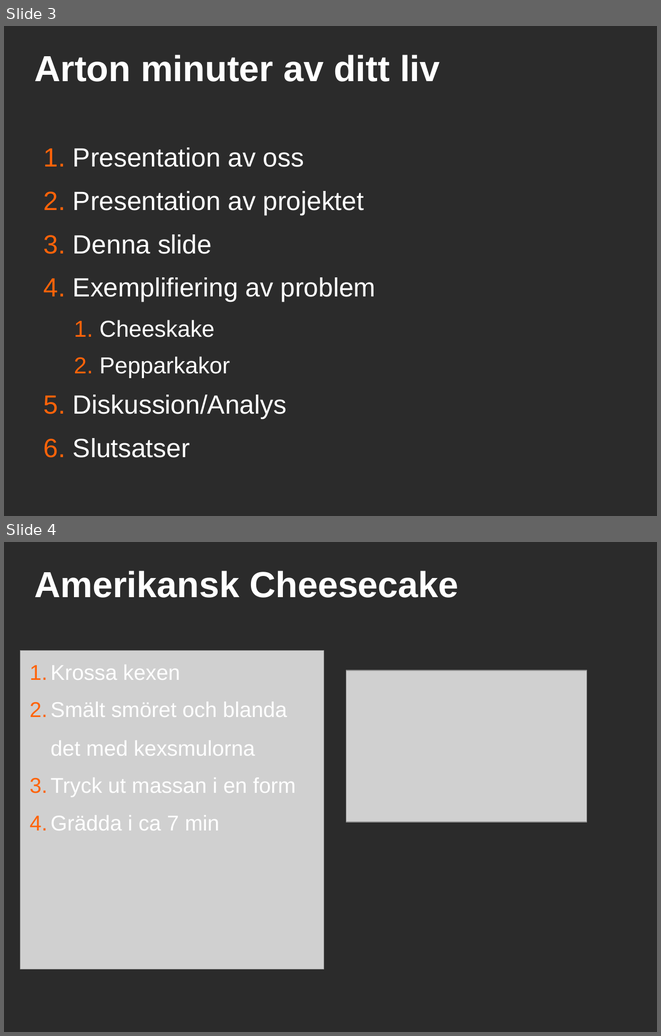
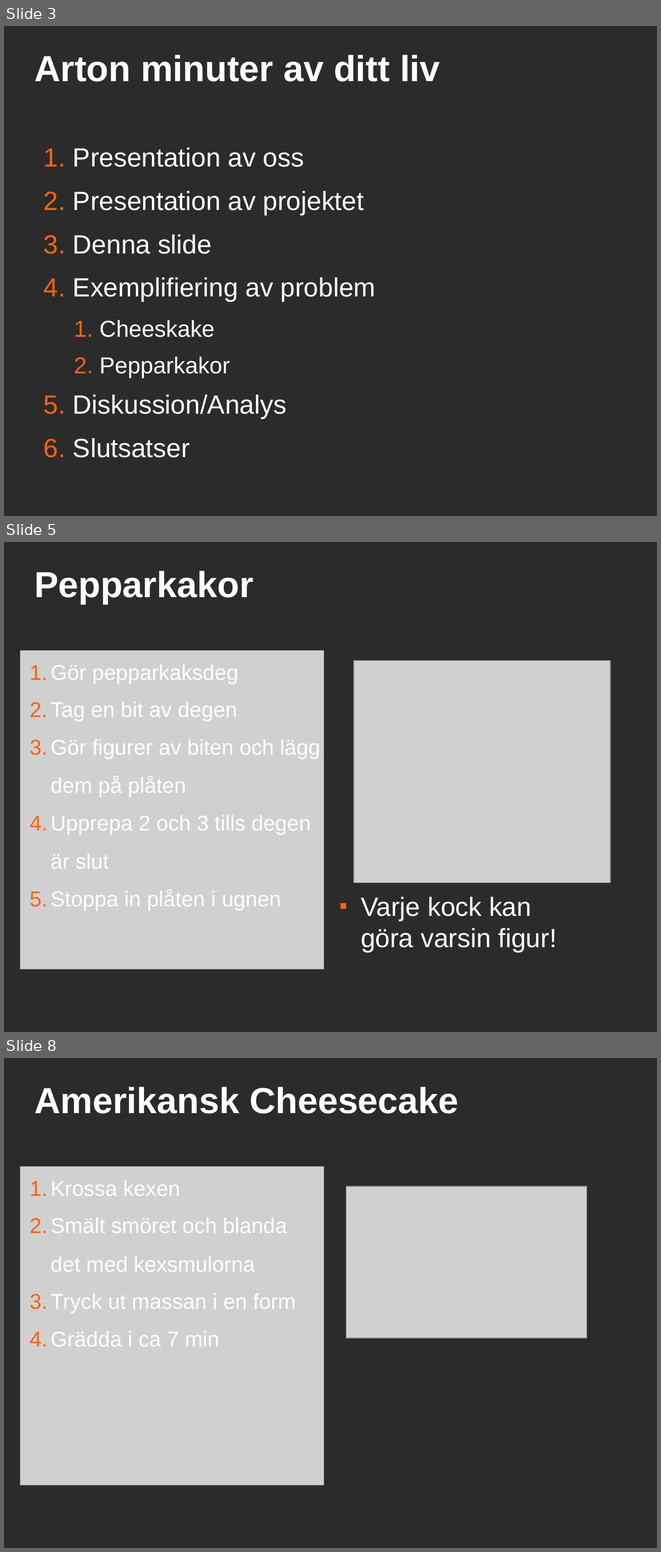
Before and after one commit to saifthe1/openfoam-openmp, a slide deck: presentation/pres.odp. Shown one above the other, each under a label of ours: slides 3 and 4 before the commit, slides 3, 5 and 8 after it; the slides between them are not shown. The pictures are 661x1036 and 661x1552 pixels, drawn with LibreOffice and Linux fonts; fonts in the diff are those of the drawing; grey boxes stand for pictures; background and template pictures are left out; a plain dark background stands for a picture behind light text. Boxes give left, top, right and bottom in pixels: in the first picture for what was removed or moved away, otherwise in the second. Text is boxed around its words. In the diff, an @@ line names an element or a change of style, - is before the commit and + after.

```diff
--- a/presentation/pres.odp
+++ b/presentation/pres.odp
@@ slide 5 added at [4,542,657,1032], background picture (left out) @@
@@ title added at [34,571,253,604], 44 pt, text #FFFFFF, bold @@
+Pepparkakor
@@ picture added at [20,651,324,969] @@
@@ text added at [51,664,320,910], 26 pt, text #FFFFFF @@
+1. Gör pepparkaksdeg
+2. Tag en bit av degen
+3. Gör figurer av biten och lägg
+   dem på plåten
+4. Upprepa 2 och 3 tills degen
+   är slut
+5. Stoppa in plåten i ugnen
@@ picture added at [354,661,611,883] @@
@@ text added at [361,897,557,952], 32 pt, text #FFFFFF @@
+■ Varje kock kan göra varsin figur!
@@ what was slide 4 is now slide 8 @@
```
Also in this commit, not shown: 2 slides changed, 3 other slides added.
